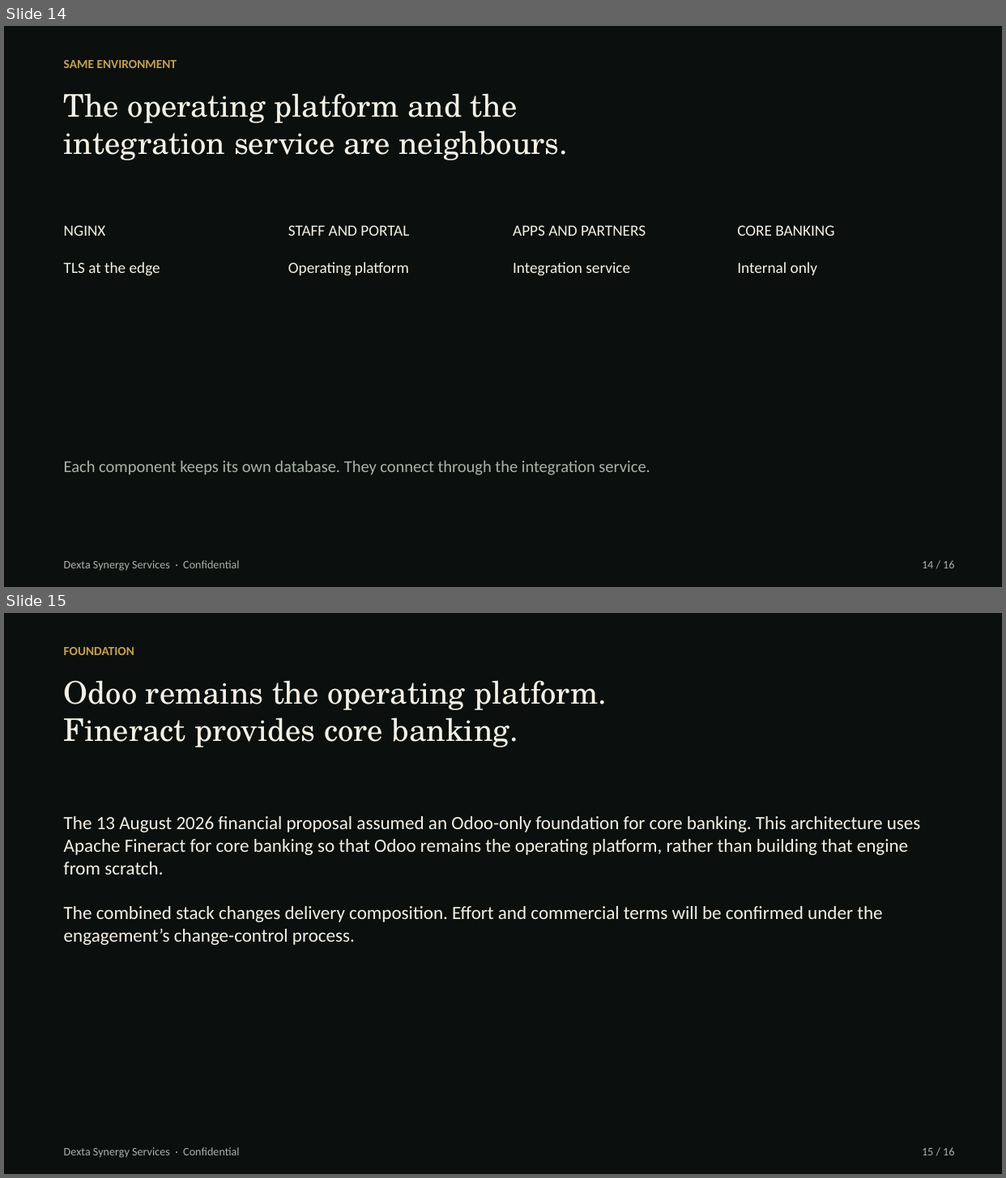
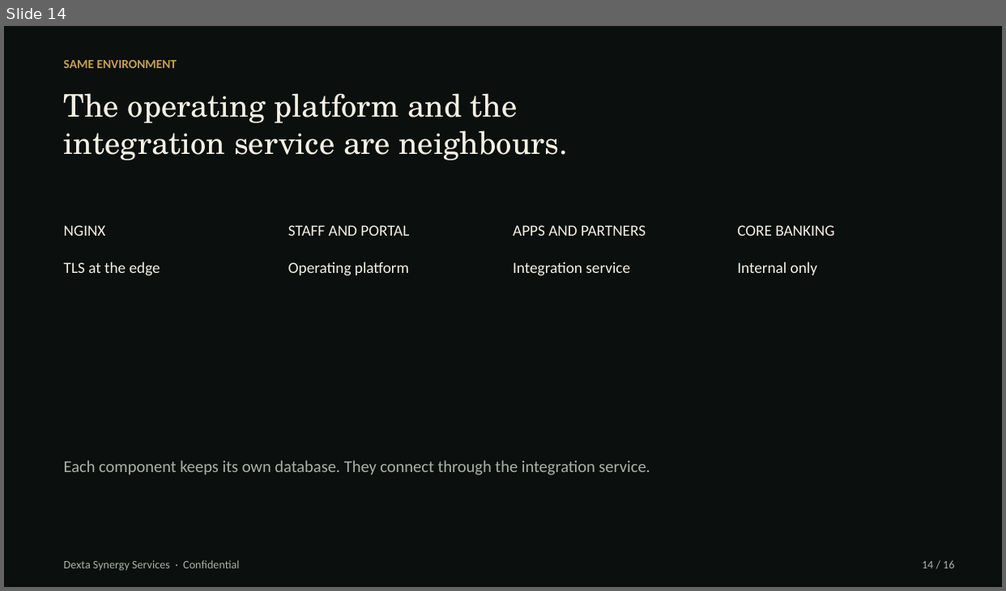
Before and after one commit to hanson1997/test, a slide deck: edfip-screening/architecture/EDFIP_Architecture_Dexta.pptx. Shown one above the other, each under a label of ours: slides 14 and 15 before the commit, slide 14 after it. The pictures are 1006x1178 and 1006x591 pixels, drawn with LibreOffice and Linux fonts; fonts in the diff are those of the drawing. Boxes give left, top, right and bottom in pixels: in the first picture for what was removed or moved away, otherwise in the second. Text is boxed around its words. In the diff, an @@ line names an element or a change of style, - is before the commit and + after.

```diff
--- a/edfip-screening/architecture/EDFIP_Architecture_Dexta.pptx
+++ b/edfip-screening/architecture/EDFIP_Architecture_Dexta.pptx
@@ slide 15 removed at [4, 613, 1002, 1174], background #FFFFFF @@
@@ rectangle removed at [4, 613, 1002, 1174] @@
@@ text removed at [64, 647, 134, 655] @@
-FOUNDATION
@@ text removed at [64, 680, 607, 747] @@
-Odoo remains the operating platform.
-Fineract provides core banking.
@@ text removed at [64, 816, 921, 945] @@
-The 13 August 2026 financial proposal assumed an Odoo-only foundation for core banking. This architecture uses Apache Fineract for core banking so that Odoo remains the operating platform, rather than building that engine from scratch.
-The combined stack changes delivery composition. Effort and commercial terms will be confirmed under the engagement’s change-control process.
@@ text removed at [64, 1148, 239, 1158] @@
-Dexta Synergy Services · Confidential
@@ text removed at [922, 1148, 954, 1156] @@
-15 / 16
```
Also in this commit, not shown: 1 slide added, 5 other files.
